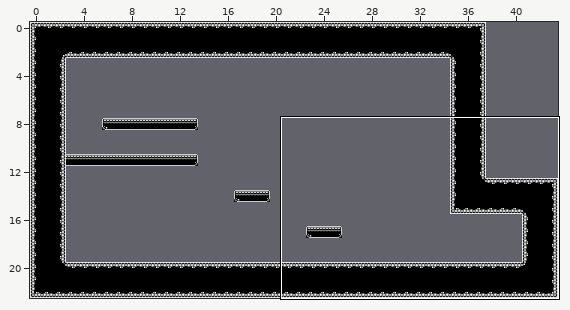
A Tiled map gets an edit: Assets/SuperTiled2Unity/Import/MVP_64x64.tmx. Above: a wide view before the commit, with the close-up outlined.
Close-up. Before the commit:
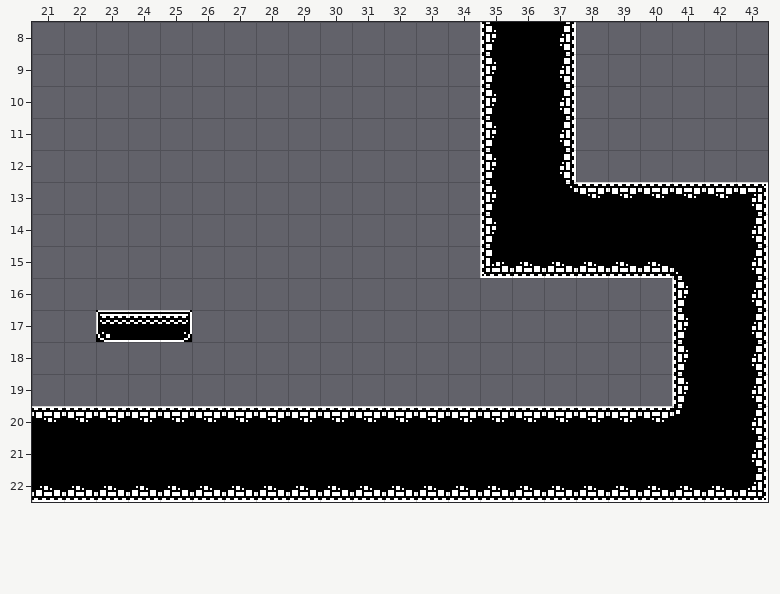
Cells are 64x64 px. Shown: x 21..43, y 8..22. The commit also changed other parts of the map, which this record leaves out.
After the commit:
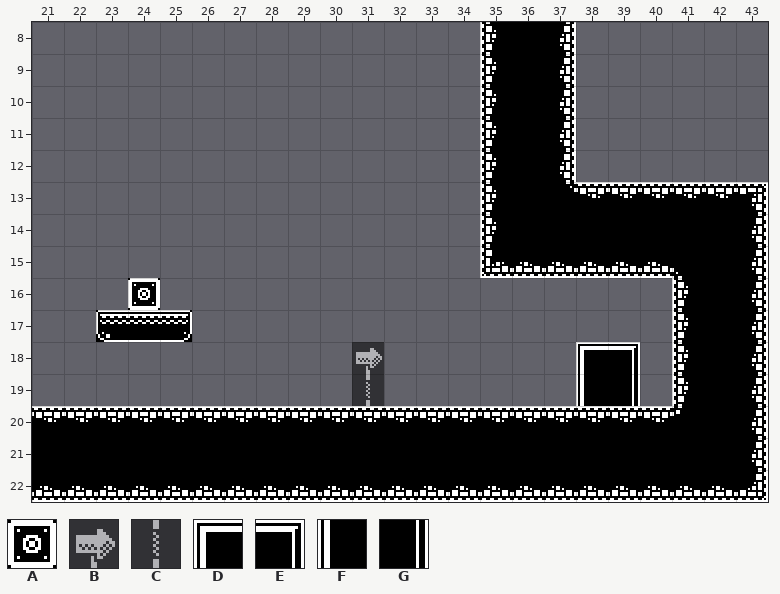
Key: from "Tileset_64x64": A 28 "target_black", B 186 "sign_right_03", C 206 "sign_bottom_03", D 357 "block_black_topleft", E 359 "block_black_topright", F 377 "block_black_middleleft", G 379 "block_black_middleright".
_ is an empty cell.
Tiles of an added or newly shown layer are drawn over the layers below it.
See-through tiles are keyed as they look on the map.
What changed:
{"where": "layer \"MainLayer\""}
{"y":16,"x":24,"old":"_","new":"A"}
{"y":18,"x":38,"old":"__","new":"DE"}
{"y":19,"x":38,"old":"__","new":"FG"}
{"where": "layer \"Decorations\" (added)"}
{"y":18,"x":31,"old":"_","new":"B"}
{"y":19,"x":31,"old":"_","new":"C"}
{"label":"added","picture_box":[128,278,160,310]}
{"label":"added","picture_box":[352,342,384,406]}
{"label":"added","picture_box":[576,342,640,406]}
